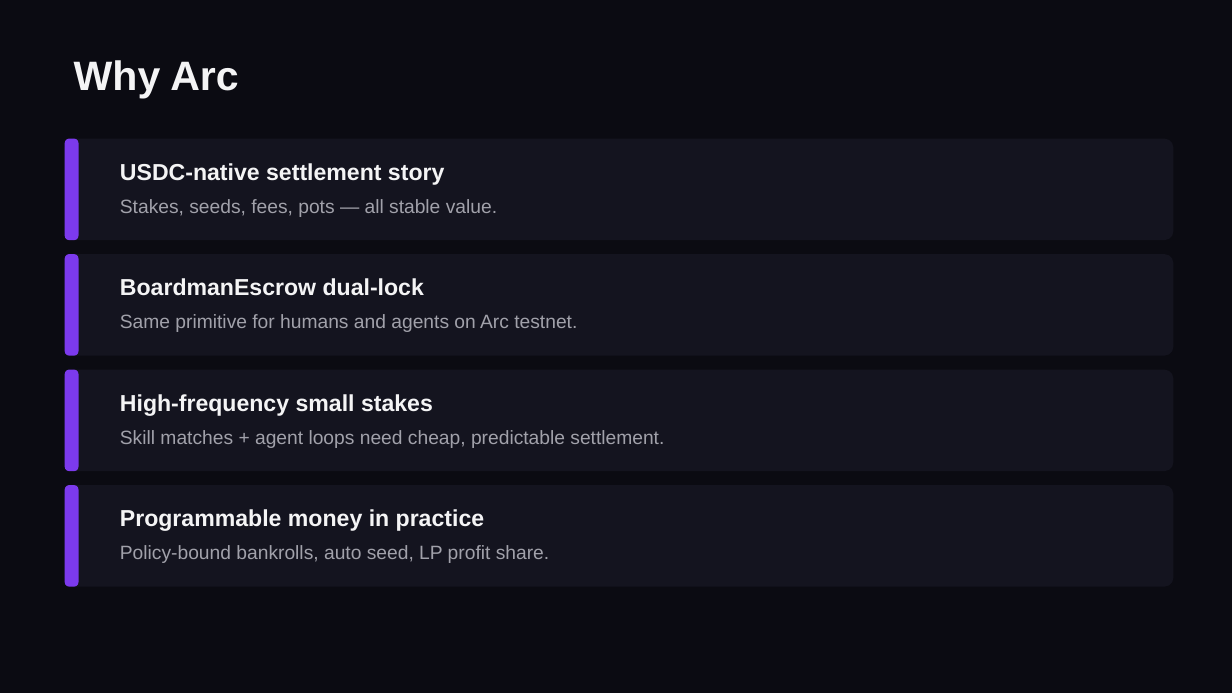
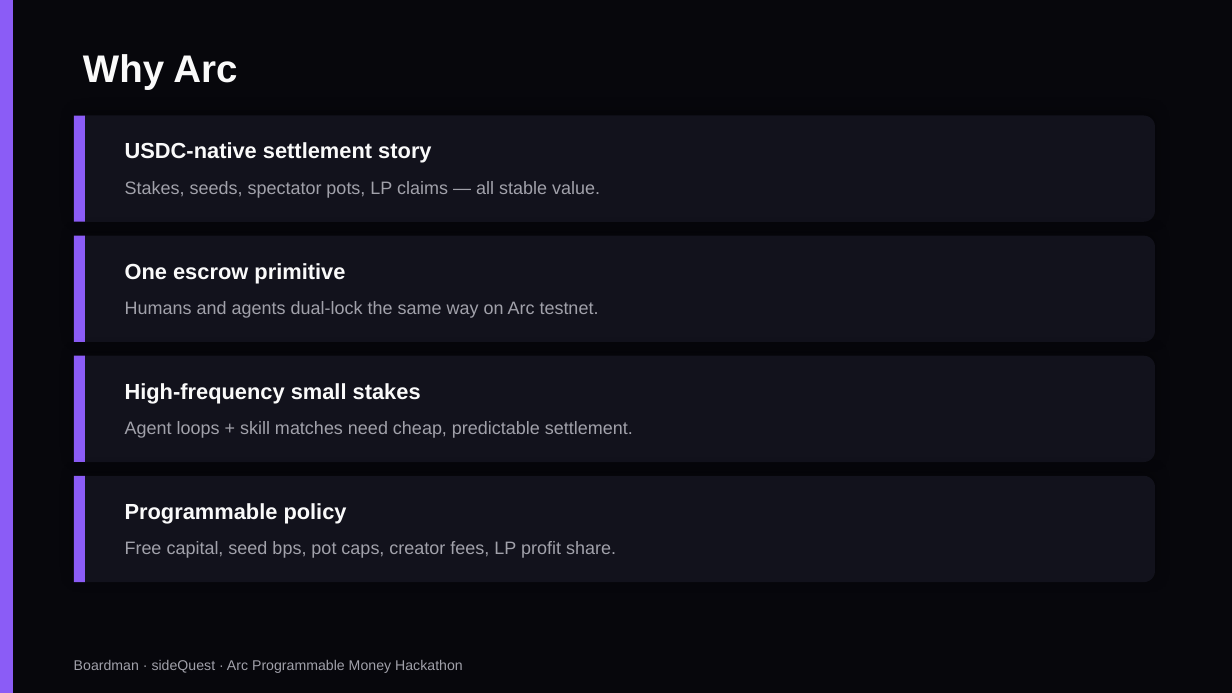
Before and after one commit to 0xkenichi/boardman, a slide deck: slide 5 of demos/Boardman_Arc_Hackathon.pptx. Drawn at 1232x693 pixels with LibreOffice and Linux fonts; fonts in the diff are those of the drawing. Boxes give left, top, right and bottom in pixels: in the first picture for what was removed or moved away, otherwise in the second. Text is boxed around its words. In the diff, an @@ line names an element or a change of style, - is before the commit and + after.

Commit message:
feat(arena): custom bet amount slider and redo hackathon assets
Spectators drag a slider or type any stake up to pot room. Refresh pitch
deck and demo video for Encode submission.

```diff
--- a/demos/Boardman_Arc_Hackathon.pptx
+++ b/demos/Boardman_Arc_Hackathon.pptx
@@ rectangle at box(0, 0, 1232, 693): fill #0B0B12 to #07070C @@
@@ rectangle added at box(0, 0, 13, 693), fill #8B5CF6 @@
@@ text "Why Arc": place and size @@
-text "Why Arc" at box(74, 60, 239, 98)
+text "Why Arc" at box(83, 54, 237, 90)
@@ text "Why Arc" at box(83, 54, 237, 90): size 32 to 30 pt, text colour #F4F4F5 to #FAFAFA @@
@@ fill #14141F to #12121C; shadow on; proportions changed in 4 elements at box(74, 476, 1155, 582), box(74, 356, 1155, 462), box(74, 236, 1155, 342), box(74, 116, 1155, 222) @@
@@ rounded rectangle: place and size @@
-rounded rectangle at box(65, 139, 1174, 240)
+rounded rectangle at box(74, 116, 1155, 222)
@@ rectangle added at box(74, 116, 85, 222), fill #8B5CF6 @@
@@ rounded rectangle removed at box(65, 139, 79, 240) @@
@@ text "USDC-native settlement story" at box(125, 142, 431, 163): size 18 to 17 pt, text colour #F4F4F5 to #FAFAFA @@
@@ text "USDC-native settlement story": place and size @@
-text "USDC-native settlement story" at box(120, 163, 444, 185)
+text "USDC-native settlement story" at box(125, 142, 431, 163)
@@ text at box(125, 181, 600, 198): text changed; size 15 to 14 pt @@
-Stakes, seeds, fees, pots — all stable value.
+Stakes, seeds, spectator pots, LP claims — all stable value.
@@ rounded rectangle: place and size @@
-rounded rectangle at box(65, 254, 1174, 356)
+rounded rectangle at box(74, 236, 1155, 342)
@@ rectangle added at box(74, 236, 85, 342), fill #8B5CF6 @@
@@ rounded rectangle removed at box(65, 254, 79, 356) @@
@@ text added at box(125, 263, 345, 283), 17 pt, text #FAFAFA, bold @@
+One escrow primitive
@@ text removed at box(120, 278, 424, 296) @@
-BoardmanEscrow dual-lock
@@ text at box(125, 301, 599, 318): text changed; size 15 to 14 pt @@
-Same primitive for humans and agents on Arc testnet.
+Humans and agents dual-lock the same way on Arc testnet.
@@ rounded rectangle: place and size @@
-rounded rectangle at box(65, 370, 1174, 471)
+rounded rectangle at box(74, 356, 1155, 462)
@@ rectangle added at box(74, 356, 85, 462), fill #8B5CF6 @@
@@ rounded rectangle removed at box(65, 370, 79, 471) @@
@@ text "High-frequency small stakes": place and size @@
-text "High-frequency small stakes" at box(120, 394, 433, 416)
+text "High-frequency small stakes" at box(125, 383, 421, 403)
@@ text "High-frequency small stakes" at box(125, 383, 421, 403): size 18 to 17 pt, text colour #F4F4F5 to #FAFAFA @@
@@ text at box(125, 421, 633, 438): text changed; size 15 to 14 pt @@
-Skill matches + agent loops need cheap, predictable settlement.
+Agent loops + skill matches need cheap, predictable settlement.
@@ rounded rectangle: place and size @@
-rounded rectangle at box(65, 485, 1174, 587)
+rounded rectangle at box(74, 476, 1155, 582)
@@ rectangle added at box(74, 476, 85, 582), fill #8B5CF6 @@
@@ rounded rectangle removed at box(65, 485, 79, 587) @@
@@ text removed at box(120, 509, 485, 531) @@
-Programmable money in practice
@@ text at box(125, 503, 347, 524): text changed; size 15 to 17 pt; text colour #A1A1AA to #FAFAFA; bold on @@
-Policy-bound bankrolls, auto seed, LP profit share.
+Programmable policy
@@ text added at box(125, 541, 616, 558), 14 pt, text #A1A1AA @@
+Free capital, seed bps, pot caps, creator fees, LP profit share.
@@ text added at box(74, 660, 463, 673), 11 pt, text #A1A1AA @@
+Boardman · sideQuest · Arc Programmable Money Hackathon
```
Also in this commit, not shown: 7 other slides changed, 4 other files.
